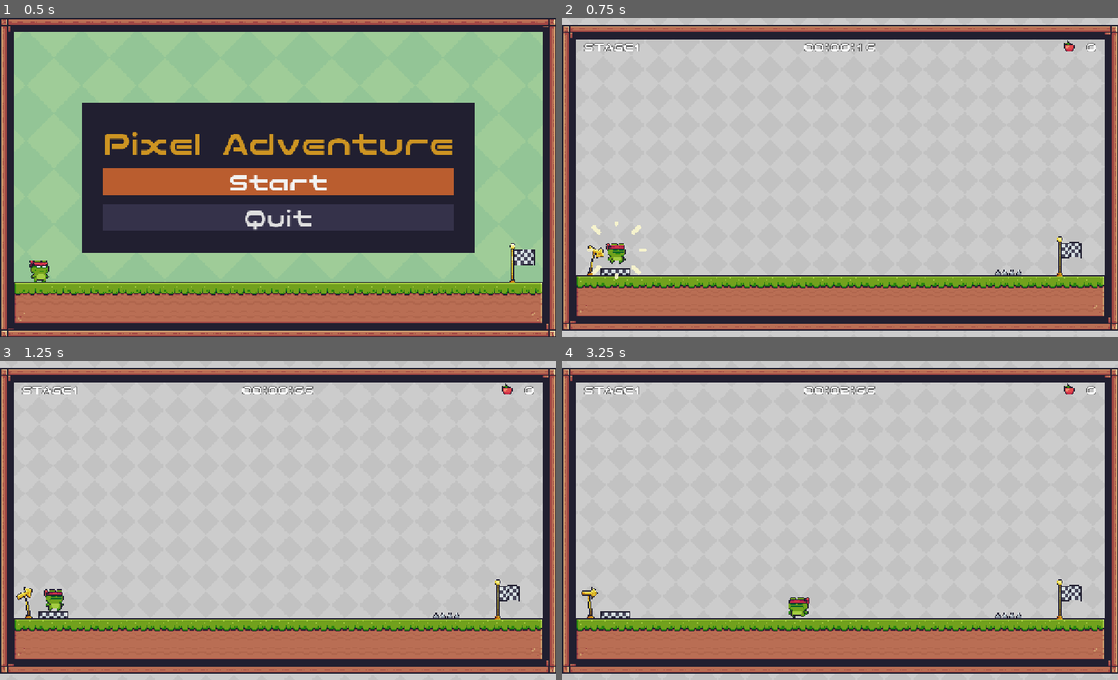
Above: before the commit, frames 1-4 (two rows, left to right).
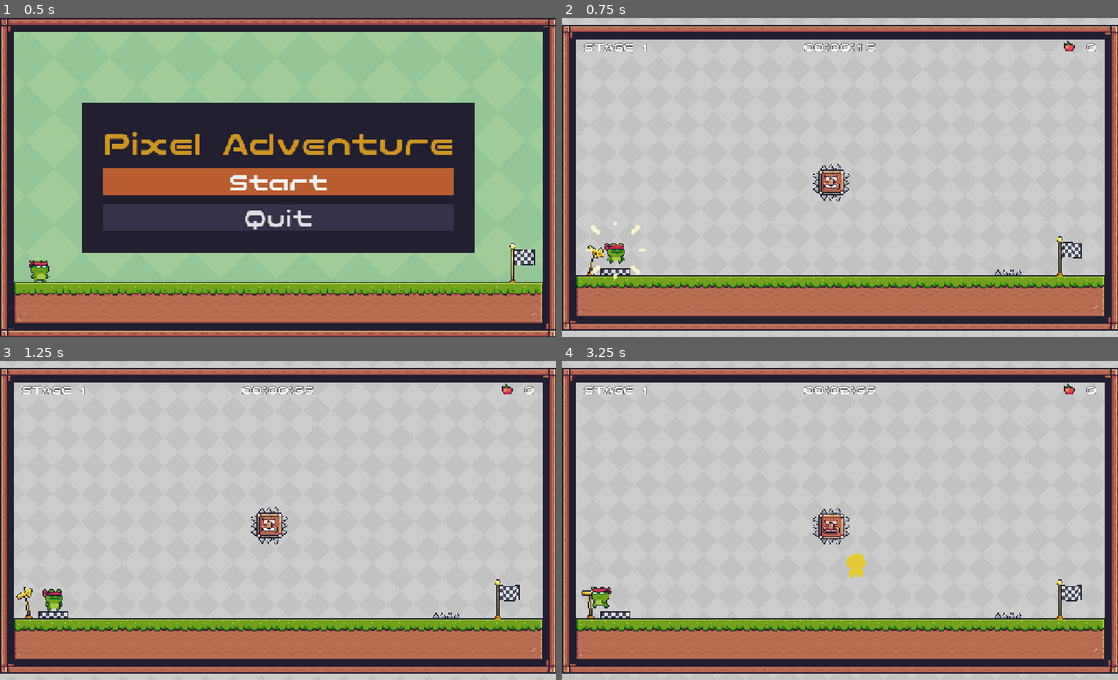
Above: after the commit, the same moments.

Repository: HKaname/Pixel-Adventure
Game: Godot game, scene res://scenes/main/main.tscn
Same seed, same stepped clock (60 frames per second), same inputs: the game is played once before the commit and once after it.
Inputs:
- Up to frame 1 (0.5 s): no input
- Up to frame 2 (0.75 s): click "Start" at 0.5 s
- Up to frame 3 (1.25 s): no input
- Up to frame 4 (3.25 s): hold D (right) 1.28-2.78 s; tap Space (jump) at 1.52, 2.27 s; hold A (left) from 2.78 s (still down)

Frame 1 is identical in both runs. In frame 2, 0.7% of the frame differs, in the area x 4-94%, y 7-82%; in frame 3, 0.7%; in frame 4, 1.2%, in the area x 5-94%, y 7-81%.

Commit message:
5/13 ベース完成

Diff:
--- /dev/null
+++ b/scenes/Spiked_head/spiked_head.gd
@@ -0,0 +1,42 @@
+extends Node2D
+
+@export var attack_distance: float = 100.0
+@export var attack_speed: float = 300.0
+
+@onready var area: Area2D = $Area2D
+@onready var anim_sprite_2d: AnimatedSprite2D = $Area2D/AnimatedSprite2D
+@onready var player_detector: RayCast2D = $Area2D/PlayerDetector
+@onready var attack_timar: Timer = $Attack
+
+var can_attack: bool = true
+var start_position: Vector2
+
+func _ready() -> void:
+	start_position = area.global_position
+	player_detector.target_position.y = attack_distance
+
+func _physics_process(delta: float) -> void:
+	if player_detector.is_colliding():
+		attack()
+
+func attack():
+	if !can_attack:
+		return
+
+	can_attack = false
+	anim_sprite_2d.play("blink")
+	attack_timar.start()
+
+	move_position(start_position + Vector2(0,attack_distance))
+
+func move_position(target_position: Vector2):
+	var distance = area.global_position.distance_to(target_position)
+	var move_time = distance / attack_speed
+
+	var tween = get_tree().create_tween()
+	tween.tween_property(area, "global_position", target_position, move_time).set_trans(Tween.TRANS_CIRC).set_ease(Tween.EASE_IN_OUT)
+	tween.tween_interval(0.1)
+	tween.tween_property(area, "global_position", start_position, move_time).set_trans(Tween.TRANS_CIRC).set_ease(Tween.EASE_IN_OUT)
+
+func _on_attack_timeout() -> void:
+	can_attack = true
--- a/scenes/Spiked_head/spiked_head.tscn
+++ b/scenes/Spiked_head/spiked_head.tscn
@@ -1,5 +1,6 @@
-[gd_scene load_steps=15 format=3 uid="uid://dsop1w75f613h"]
+[gd_scene load_steps=16 format=3 uid="uid://dsop1w75f613h"]
 
+[ext_resource type="Script" uid="uid://i3t2ptldiclf" path="res://scenes/Spiked_head/spiked_head.gd" id="1_sw20r"]
 [ext_resource type="Texture2D" uid="uid://bwruno4y1p72c" path="res://assets/Traps/Spike Head/Blink (54x52).png" id="1_xoq1n"]
 [ext_resource type="Texture2D" uid="uid://bcx3ppbsl5mbs" path="res://assets/Traps/Spike Head/Bottom Hit (54x52).png" id="2_sw20r"]
 [ext_resource type="Texture2D" uid="uid://buv85t08v00un" path="res://assets/Traps/Spike Head/Idle.png" id="3_qaew3"]
@@ -89,6 +90,7 @@
 size = Vector2(37, 37)
 
 [node name="SpikedHead" type="Node2D"]
+script = ExtResource("1_sw20r")
 
 [node name="Area2D" type="Area2D" parent="."]
 collision_layer = 4
@@ -106,3 +108,11 @@
 shape = SubResource("RectangleShape2D_kin12")
 
 [node name="PlayerDetector" type="RayCast2D" parent="Area2D"]
+target_position = Vector2(0, 100)
+collision_mask = 2
+collide_with_areas = true
+collide_with_bodies = false
+
+[node name="Attack" type="Timer" parent="."]
+
+[connection signal="timeout" from="Attack" to="." method="_on_attack_timeout"]
--- a/scenes/goal/goal.gd
+++ b/scenes/goal/goal.gd
@@ -10,19 +10,19 @@
 func call_add_child(child_to_add):
 	call_deferred("add_child_deferred", child_to_add)
 
-func _on_area_entered(body: Node2D) -> void:
+func _on_body_entered(body: Node2D) -> void:
 	if body is Player:
 		body.visible = false
 		body.can_move = false
 
-	var goal_anim = GOAL_ANIM.instantiate()
-	goal_anim.global_position = body.global_position
-	call_add_child(goal_anim)
+		var goal_anim = GOAL_ANIM.instantiate()
+		goal_anim.global_position = body.global_position
+		call_add_child(goal_anim)
 
-	await get_tree().create_timer(0.5).timeout
+		await get_tree().create_timer(0.5).timeout
 
-	if is_final_level:
-		SignalManager.on_game_complete.emit()
-	else:
-		SignalManager.on_level_complete.emit()
-		SceneTransition.change_scene()
+		if is_final_level:
+			SignalManager.on_game_complete.emit()
+		else:
+			SignalManager.on_level_complete.emit()
+			SceneTransition.change_scene()
--- a/scenes/goal/goal.tscn
+++ b/scenes/goal/goal.tscn
@@ -85,18 +85,18 @@
 size = Vector2(39, 57)
 
 [node name="Goal" type="Area2D"]
-collision_layer = 0
-collision_mask = 2
+collision_layer = 8
+collision_mask = 16
 script = ExtResource("1_r84s2")
 
 [node name="AnimatedSprite2D" type="AnimatedSprite2D" parent="."]
 position = Vector2(2, -32)
 sprite_frames = SubResource("SpriteFrames_ic3hf")
-frame = 6
-frame_progress = 0.696384
+autoplay = "default"
+frame_progress = 0.0142938
 
 [node name="CollisionShape2D" type="CollisionShape2D" parent="."]
 position = Vector2(3, -28)
 shape = SubResource("RectangleShape2D_u2txo")
 
-[connection signal="area_entered" from="." to="." method="_on_area_entered"]
+[connection signal="body_entered" from="." to="." method="_on_body_entered"]
--- a/scenes/hud/hud.gd
+++ b/scenes/hud/hud.gd
@@ -54,7 +54,7 @@
 	if total_level == current_level:
 		level.text = "FINAL STAGE"
 	else:
-		level.text = "STAGE" + str(current_level)
+		level.text = "STAGE " + str(current_level)
 
 func set_item_label():
 	item.text = str(ScoreManager.get_total_item())
--- a/scenes/levels/level_1.tscn
+++ b/scenes/levels/level_1.tscn
@@ -9,6 +9,7 @@
 [ext_resource type="PackedScene" uid="uid://d2aq57xvinyg5" path="res://scenes/goal/goal.tscn" id="7_wtwp4"]
 [ext_resource type="PackedScene" uid="uid://cudexvfn66swb" path="res://scenes/background/Background.tscn" id="8_iwr0g"]
 [ext_resource type="PackedScene" uid="uid://cwjjs3dp5wxu1" path="res://scenes/hud/hud.tscn" id="9_bahl2"]
+[ext_resource type="PackedScene" uid="uid://dsop1w75f613h" path="res://scenes/Spiked_head/spiked_head.tscn" id="10_qxy0u"]
 
 [node name="LevelBase" type="Node2D"]
 script = ExtResource("1_dga24")
@@ -20,11 +21,11 @@
 tile_map_data = PackedByteArray("AADs/wgAAAAAAAUAAADs/wkAAAAAAAUAAADs/woAAAAAAAYAAADt/wgAAAAGAAEAAADt/wkAAAAGAAIAAADt/w …(3664 unchanged characters)…
 tile_set = ExtResource("3_excbq")
 
-[node name="Player" parent="." instance=ExtResource("4_iav0o")]
-position = Vector2(62, -97)
-
 [node name="Spikes" parent="." instance=ExtResource("5_dnkej")]
 position = Vector2(513, -68)
+
+[node name="Player" parent="." instance=ExtResource("4_iav0o")]
+position = Vector2(61, -97)
 
 [node name="Start" parent="." instance=ExtResource("6_mm8aj")]
 position = Vector2(50, -68)
@@ -37,3 +38,6 @@
 [node name="CanvasLayer" type="CanvasLayer" parent="."]
 
 [node name="HUD" parent="CanvasLayer" instance=ExtResource("9_bahl2")]
+
+[node name="SpikedHead" parent="." instance=ExtResource("10_qxy0u")]
+position = Vector2(309, -175)
--- a/scenes/levels/level_2.tscn
+++ b/scenes/levels/level_2.tscn
@@ -20,9 +20,6 @@
 tile_map_data = PackedByteArray("AADs/wgAAAAAAAUAAADs/wkAAAAAAAUAAADs/woAAAAAAAYAAADt/wgAAAAGAAEAAADt/wkAAAAGAAIAAADt/w …(3664 unchanged characters)…
 tile_set = ExtResource("3_tdnrh")
 
-[node name="Player" parent="." instance=ExtResource("4_p77mh")]
-position = Vector2(62, -97)
-
 [node name="Spikes" parent="." instance=ExtResource("5_q4or4")]
 position = Vector2(513, -68)
 
@@ -37,3 +34,6 @@
 [node name="CanvasLayer" type="CanvasLayer" parent="."]
 
 [node name="HUD" parent="CanvasLayer" instance=ExtResource("9_g71nx")]
+
+[node name="Player" parent="." instance=ExtResource("4_p77mh")]
+position = Vector2(61, -95)
--- a/scenes/levels/level_3.tscn
+++ b/scenes/levels/level_3.tscn
@@ -20,9 +20,6 @@
 tile_map_data = PackedByteArray("AADs/wgAAAAAAAUAAADs/wkAAAAAAAUAAADs/woAAAAAAAYAAADt/wgAAAAGAAEAAADt/wkAAAAGAAIAAADt/w …(3664 unchanged characters)…
 tile_set = ExtResource("3_7s0be")
 
-[node name="Player" parent="." instance=ExtResource("4_mt04i")]
-position = Vector2(62, -97)
-
 [node name="Spikes" parent="." instance=ExtResource("5_fq20k")]
 position = Vector2(513, -68)
 
@@ -37,3 +34,6 @@
 [node name="CanvasLayer" type="CanvasLayer" parent="."]
 
 [node name="HUD" parent="CanvasLayer" instance=ExtResource("9_1ggk4")]
+
+[node name="Player" parent="." instance=ExtResource("4_mt04i")]
+position = Vector2(60, -96)
--- a/scenes/levels/level_4.tscn
+++ b/scenes/levels/level_4.tscn
@@ -20,9 +20,6 @@
 tile_map_data = PackedByteArray("AADs/wgAAAAAAAUAAADs/wkAAAAAAAUAAADs/woAAAAAAAYAAADt/wgAAAAGAAEAAADt/wkAAAAGAAIAAADt/w …(3664 unchanged characters)…
 tile_set = ExtResource("3_3u5vf")
 
-[node name="Player" parent="." instance=ExtResource("4_pmkpg")]
-position = Vector2(62, -97)
-
 [node name="Spikes" parent="." instance=ExtResource("5_au8sx")]
 position = Vector2(513, -68)
 
@@ -37,3 +34,6 @@
 [node name="CanvasLayer" type="CanvasLayer" parent="."]
 
 [node name="HUD" parent="CanvasLayer" instance=ExtResource("9_pe5gp")]
+
+[node name="Player" parent="." instance=ExtResource("4_pmkpg")]
+position = Vector2(61, -94)
--- a/scenes/levels/level_5.tscn
+++ b/scenes/levels/level_5.tscn
@@ -20,9 +20,6 @@
 tile_map_data = PackedByteArray("AADs/wgAAAAAAAUAAADs/wkAAAAAAAUAAADs/woAAAAAAAYAAADt/wgAAAAGAAEAAADt/wkAAAAGAAIAAADt/w …(3664 unchanged characters)…
 tile_set = ExtResource("3_cr21u")
 
-[node name="Player" parent="." instance=ExtResource("4_r7roj")]
-position = Vector2(62, -97)
-
 [node name="Spikes" parent="." instance=ExtResource("5_wierr")]
 position = Vector2(513, -68)
 
@@ -37,3 +34,6 @@
 [node name="CanvasLayer" type="CanvasLayer" parent="."]
 
 [node name="HUD" parent="CanvasLayer" instance=ExtResource("9_hjeyh")]
+
+[node name="Player" parent="." instance=ExtResource("4_r7roj")]
+position = Vector2(62, -96)
--- a/scenes/player/player.tscn
+++ b/scenes/player/player.tscn
@@ -314,7 +314,10 @@
 height = 24.0
 
 [node name="Player" type="CharacterBody2D" groups=["player"]]
+light_mask = 2
 z_index = 10
+collision_layer = 16
+collision_mask = 41
 script = ExtResource("1_p47bc")
 
 [node name="AnimatedSprite2D" type="AnimatedSprite2D" parent="."]
Not shown, added: scenes/Spiked_head/spiked_head.gd.uid
Not shown: 1 places in scenes/levels/level_1.tscn that only renumber resources
